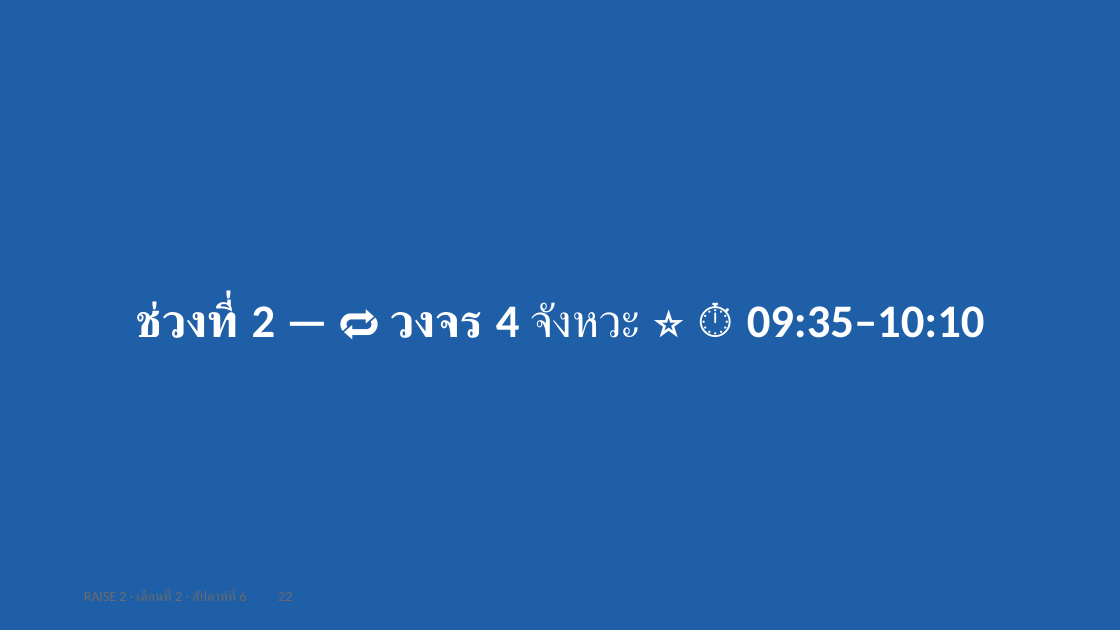
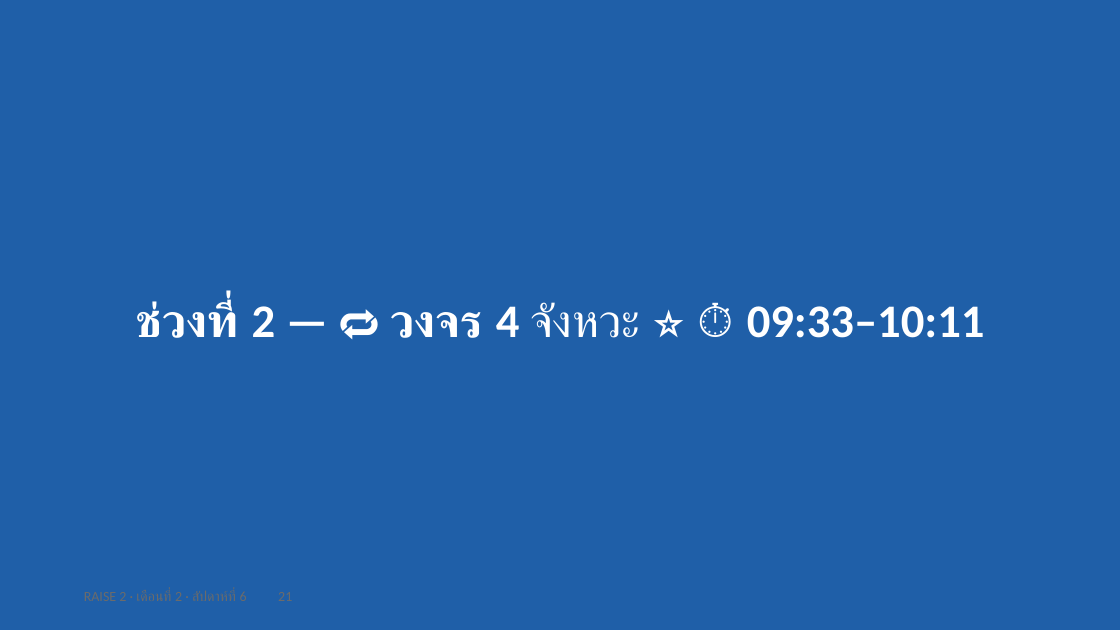
Before and after one commit to cnacha-mfu/raise2-module2, a slide deck: slide 21 of materials/week6/w6-slides.pptx (slide 22 before the commit). Drawn at 1120x630 pixels with LibreOffice and Linux fonts; fonts in the diff are those of the drawing. Boxes give left, top, right and bottom in pixels: in the first picture for what was removed or moved away, otherwise in the second. Text is boxed around its words. In the diff, an @@ line names an element or a change of style, - is before the commit and + after.

```diff
--- a/materials/week6/w6-slides.pptx
+++ b/materials/week6/w6-slides.pptx
@@ text at (135, 301, 985, 338): text changed @@
-ช่วงที่ 2 — 🔁 วงจร 4 จังหวะ ⭐ ⏱ 09:35–10:10
+ช่วงที่ 2 — 🔁 วงจร 4 จังหวะ ⭐ ⏱ 09:33–10:11
```
Also in this commit, not shown: 52 other slides changed, 5 slides added, 3 slides removed, 27 other files.
